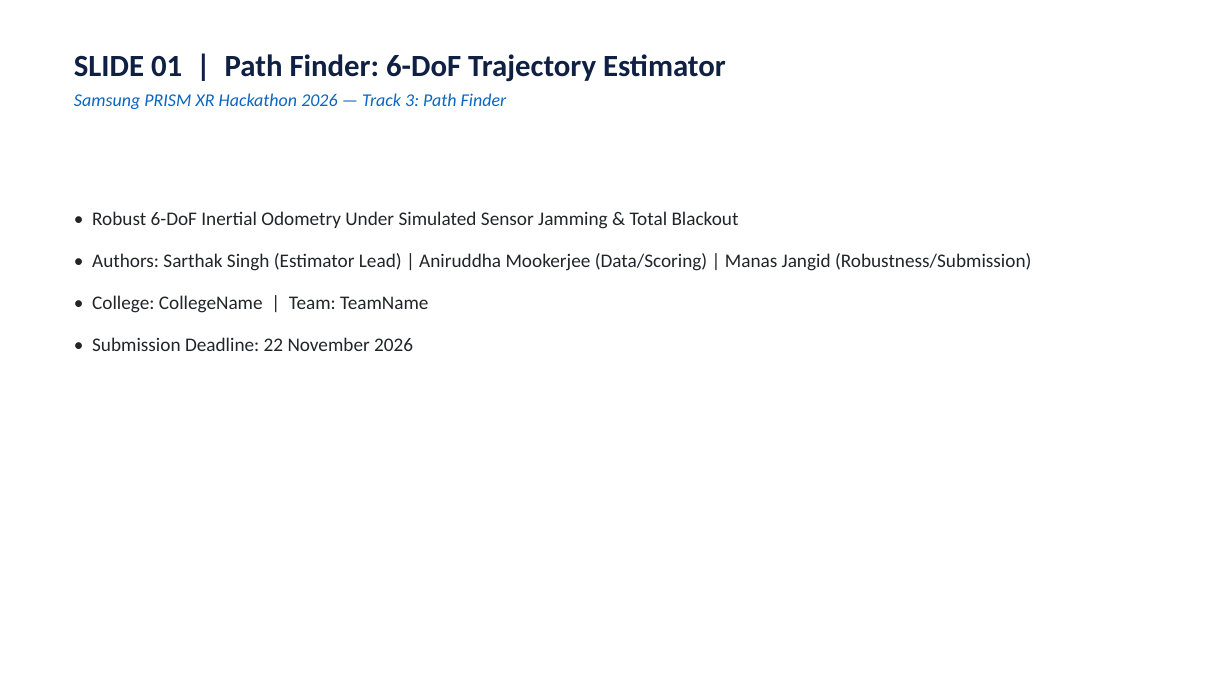
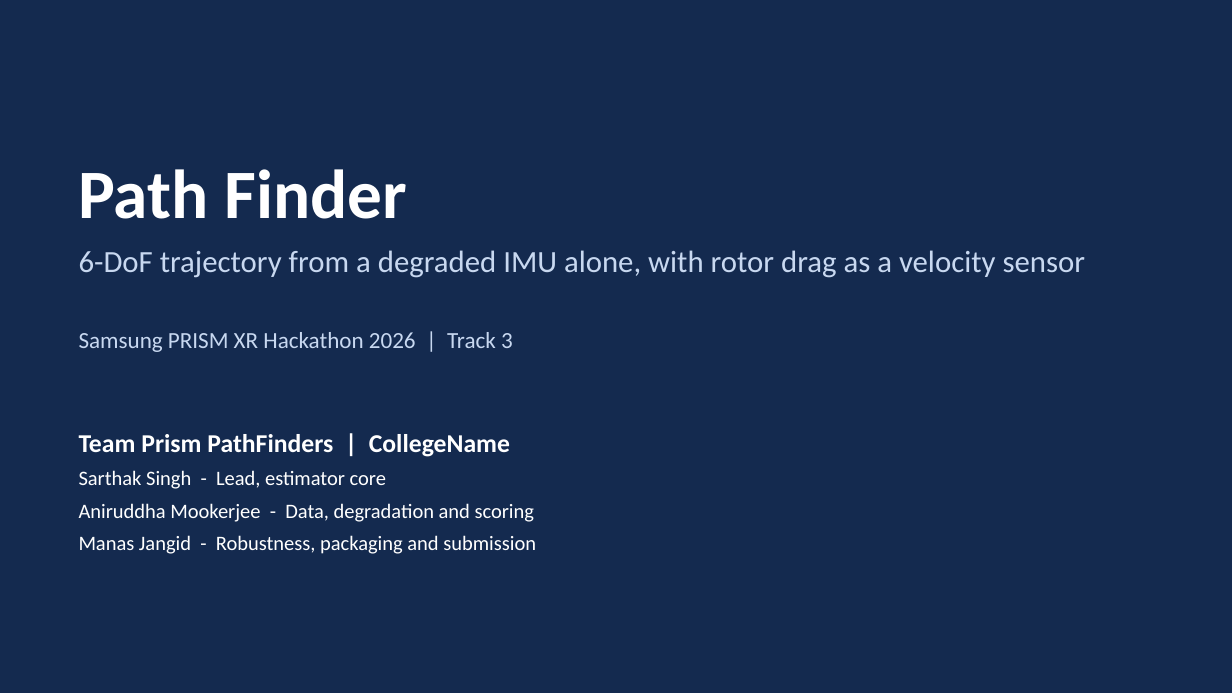
Before and after one commit to aniruddhamookerjee/Samsung-Prism, a slide deck: slide 1 of presentation/CollegeName_TeamName.pptx. Drawn at 1232x693 pixels with LibreOffice and Linux fonts; fonts in the diff are those of the drawing. Boxes give left, top, right and bottom in pixels: in the first picture for what was removed or moved away, otherwise in the second. Text is boxed around its words. In the diff, an @@ line names an element or a change of style, - is before the commit and + after.

Commit message:
slides: new deck generator with the rotor-drag figure, current numbers from metadata.json, redrawn path figures; demo script rewritten; draft email to the organisers on memory accounting

```diff
--- a/presentation/CollegeName_TeamName.pptx
+++ b/presentation/CollegeName_TeamName.pptx
@@ rectangle added at <box>0,0,1232,693</box>, fill #142A4F @@
@@ text added at <box>79,169,406,219</box>, 54 pt, text #FFFFFF, bold @@
+Path Finder
@@ text removed at <box>92,211,1031,351</box> @@
-• Robust 6-DoF Inertial Odometry Under Simulated Sensor Jamming & Total Blackout
-• Authors: Sarthak Singh (Estimator Lead) | Aniruddha Mookerjee (Data/Scoring) | Manas Jangid (Robustness/Submission)
-• College: CollegeName | Team: TeamName
-• Submission Deadline: 22 November 2026
@@ text added at <box>79,250,1086,278</box>, 24 pt, text #C8D8F0 @@
+6-DoF trajectory from a degraded IMU alone, with rotor drag as a velocity sensor
@@ text at <box>79,332,513,352</box>: text changed; size 14 to 18 pt; text colour #0A66C2 to #C8D8F0; italic off @@
-SLIDE 01 | Path Finder: 6-DoF Trajectory Estimator
-Samsung PRISM XR Hackathon 2026 — Track 3: Path Finder
+Samsung PRISM XR Hackathon 2026 | Track 3
@@ text added at <box>79,434,536,554</box>, 16 pt, text #FFFFFF @@
+Team Prism PathFinders | CollegeName
+Sarthak Singh - Lead, estimator core
+Aniruddha Mookerjee - Data, degradation and scoring
+Manas Jangid - Robustness, packaging and submission
```
Also in this commit, not shown: 1 other slide changed, 7 slides added, 7 slides removed, 7 other files.
